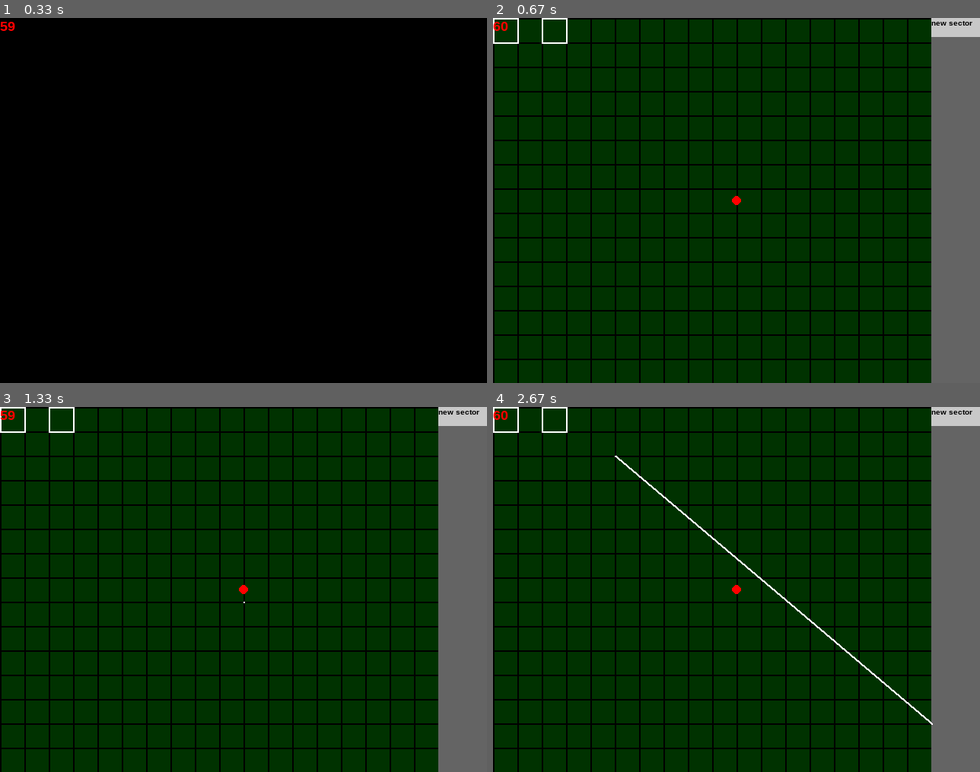
Above: before the commit, frames 1-4 (two rows, left to right).
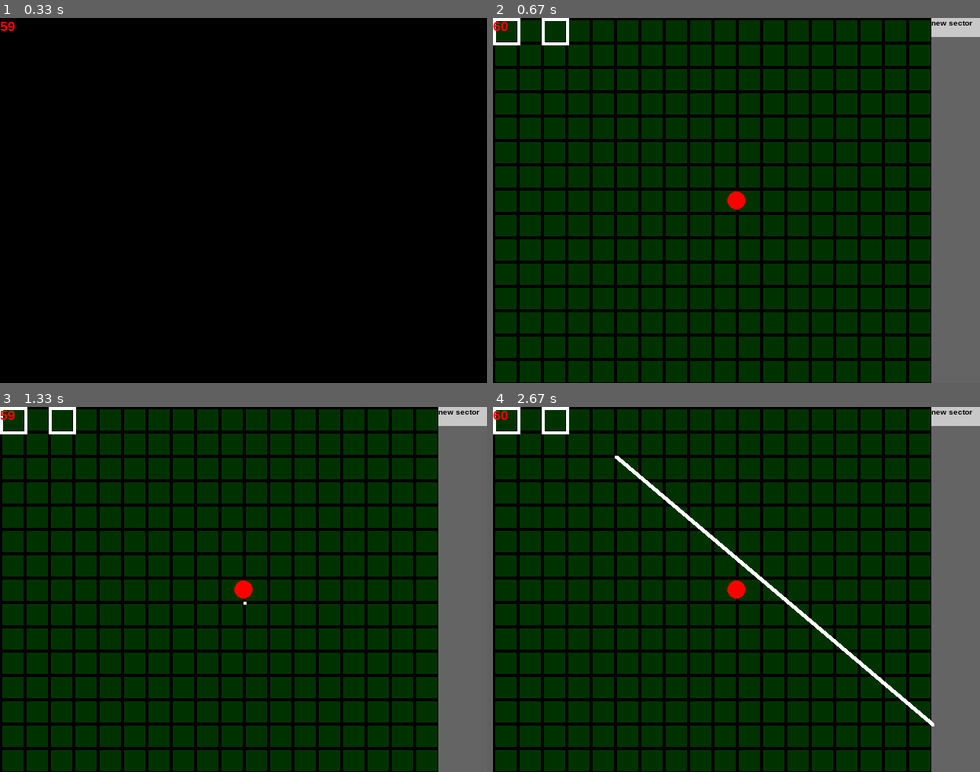
Above: after the commit, the same moments.

Repository: ArtonLong/pygame
Game: pygame game, started from 3d_rendering/main.py
Two runs of this game, one before a commit and one after it. Both use one fixed random seed, a clock stepped at 60 frames per second and the inputs below.
Inputs (mouse positions are in pixels of both pictures, inside the frame that each line leads up to):
- Up to frame 1 (0.33 s): no input
- Up to frame 2 (0.67 s): tap I at 0.33 s
- Up to frame 3 (1.33 s): click "new sector" at 0.72 s; click (243, 611) at 1.05 s
- Up to frame 4 (2.67 s): click (585, 673) at 1.38 s; click (609, 454) at 1.72 s; click (712, 684) at 2.05 s; click (921, 728) at 2.38 s

Frame 1 is identical in both runs. In frame 2, 10% of the frame differs, in the area x 0-90%, y 0-100%; in frame 3, 10%; in frame 4, 11%, in the area x 0-91%, y 0-100%.

Commit message:
didnt fix bug, somthing to do with the sin being larger than cos

Diff:
--- a/3d_rendering/main.py
+++ b/3d_rendering/main.py
@@ -23,11 +23,11 @@
 
         self.sectors = []
 
-        self.cos = [0]*360
-        self.sin = [0]*360
+        self.cos = []
+        self.sin = []
         for i in range(360):
-            self.cos[i] = math.cos(i/180*math.pi)
-            self.sin[i] = math.sin(i/180*math.pi)
+            self.cos.append(math.cos(i/180*math.pi))
+            self.sin.append(math.sin(i/180*math.pi))
 
     def dist(self, x1, x2, y1, y2):
         return math.sqrt((x2-x1)*(x2-x1)+(y2-y1)*(y2-y1))
@@ -144,7 +144,7 @@
                     wy[2] = wy[0]
                     wy[3] = wy[1]
 
-                    s.d += self.dist(0, 0, (x1+x2)/2, (y1+y2)/2)
+                    s.d += self.dist(0, 0, (wx[0]+wx[1])/2, (wy[0]+wy[1])/2)
 
                     wz[0] = s.z1-self.player.z + ((self.player.l*wy[0])/32)
                     wz[1] = s.z1-self.player.z + ((self.player.l*wy[1])/32)
@@ -176,6 +176,7 @@
                     self.draw_pixel(wx[1], wy[1], 0)
                     self.draw_pixel(wx[2], wy[2], 0)
                     self.draw_pixel(wx[3], wy[3], 0)
+            #print(self.player.a, self.cos[self.player.a], self.sin[self.player.a])
 
     def draw_pixel(self, x, y, c):
         if c == 0: color = (255,255,255)
--- a/3d_rendering/settings.py
+++ b/3d_rendering/settings.py
@@ -1,7 +1,7 @@
 import math
 
 FPS = 60
-RESULUTION = 2
+RESULUTION = 1
 WIDTH = 160*RESULUTION
 HEIGHT = 120*RESULUTION
 W2 = WIDTH/2
